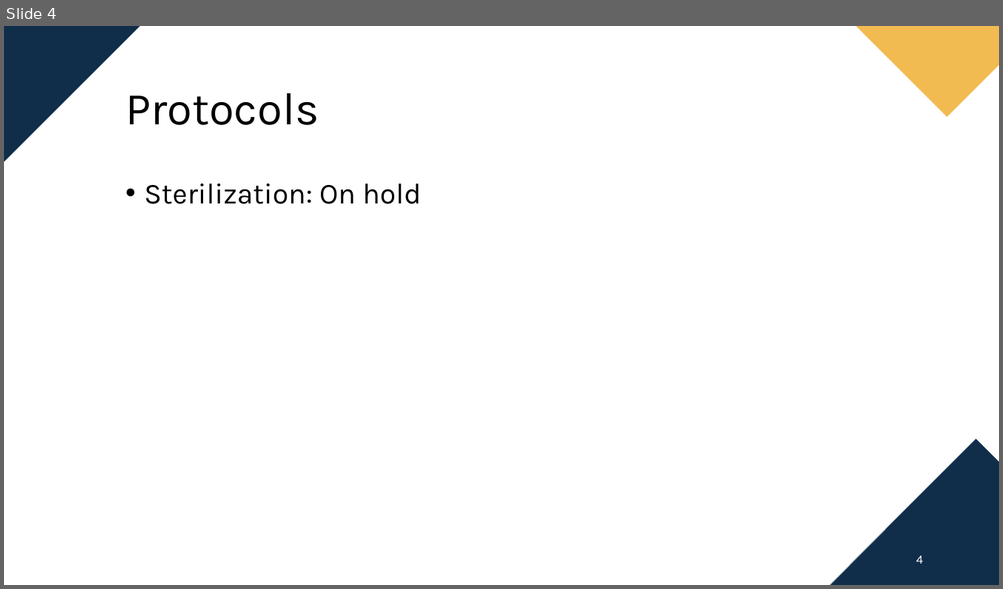
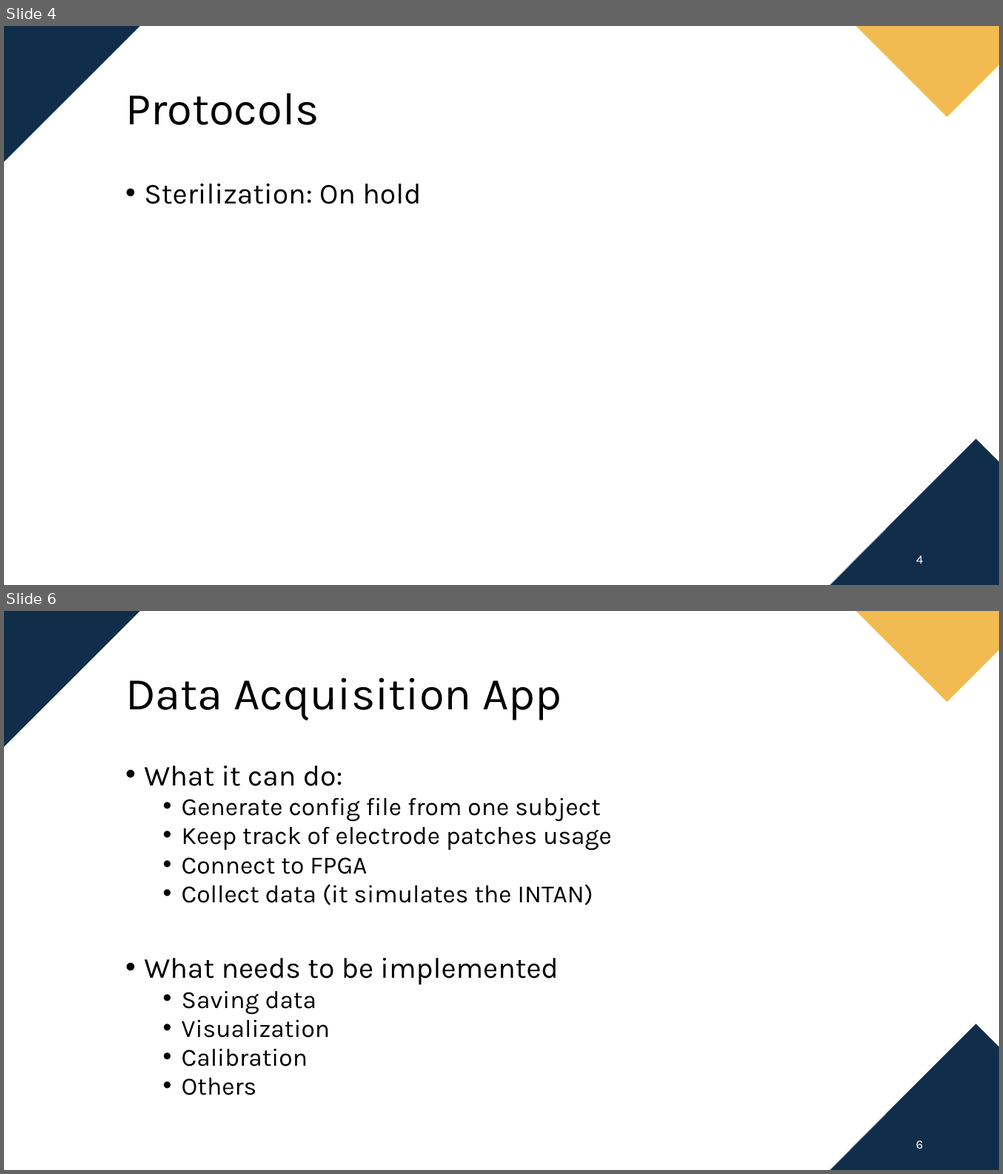
Before and after one commit to OLBER54/UHDEMG, a slide deck: Presentations/Progess Meetings/2026-11-06.pptx. Shown one above the other, each under a label of ours: slide 4 before the commit, slides 4 and 6 after it; the slides between them are not shown. The pictures are 1003x589 and 1003x1174 pixels, drawn with LibreOffice and Linux fonts; fonts in the diff are those of the drawing; background and template pictures are left out. Boxes give left, top, right and bottom in pixels: in the first picture for what was removed or moved away, otherwise in the second. Text is boxed around its words. In the diff, an @@ line names an element or a change of style, - is before the commit and + after.

```diff
--- a/Presentations/Progess Meetings/2026-11-06.pptx
+++ b/Presentations/Progess Meetings/2026-11-06.pptx
@@ slide 6 added at [4, 611, 999, 1170], background #FFFFFF; not listed: 3 template elements that a slide beside it also shows @@
@@ title added at [125, 678, 562, 721], 44 pt, text #000000 @@
+Data Acquisition App
@@ text added at [144, 766, 612, 1096], 24 pt, text #000000 @@
+• What it can do:
+  • Generate config file from one subject
+  • Keep track of electrode patches usage
+  • Connect to FPGA
+  • Collect data (it simulates the INTAN)
+• What needs to be implemented
+  • Saving data
+  • Visualization
+  • Calibration
+  • Others
@@ page number added at [916, 1141, 923, 1149], 12 pt, text #FFFFFF @@
+6
```
Also in this commit, not shown: 1 slide changed, 2 other slides added.
